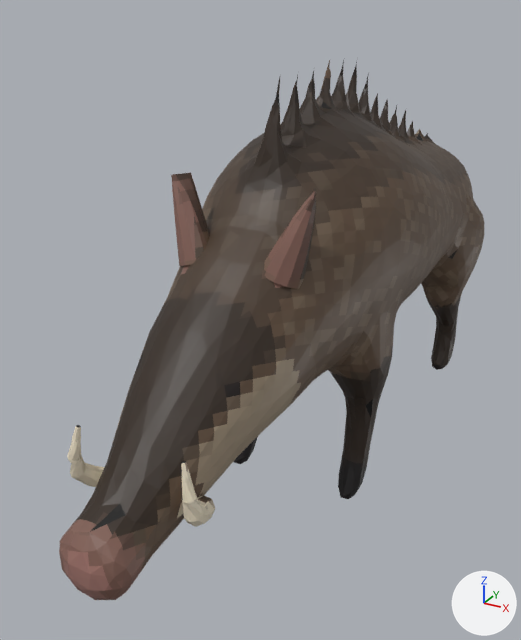
Before and after pictures for a commit that changed the glTF model client/public/models/boar.glb.
The view is the same before and after, from a 50 mm lens placed at (0.323, -0.843, 0.542), pointed at (-0.057, -0.151, 0.196). The lights are fixed; the arrows at lower right show +X, +Y and +Z. The older version comes first. Both versions are drawn at frame 1 of the action 'death'; the numbers are the values there. Vertices at exactly the same position are counted once.

The first picture shows 'boar'.
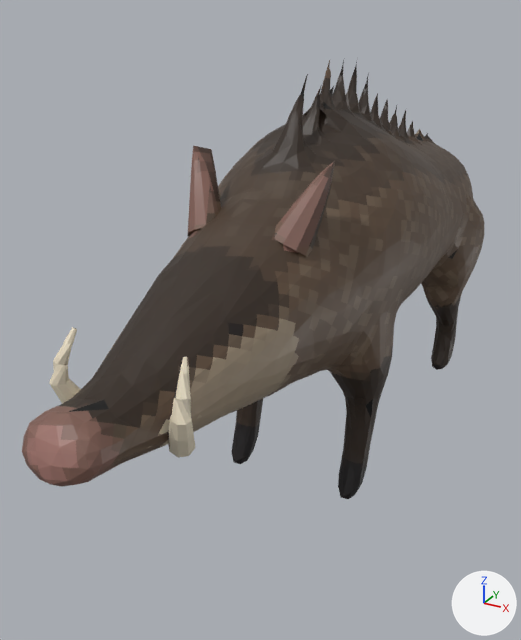
Changed parts and their boxes [x1, y1, x2, y2] in the pictures (521 x 640 px; the box of a moved part takes in the faces that stretch with it):
'boar', reshaped (9% wider, 19% shorter)
    before: [59, 60, 484, 600]
    after: [22, 60, 484, 499]
part 1 of me_body_hi_001, moved or reshaped
    before: [264, 189, 316, 289]
    after: [274, 161, 335, 256]
part 2 of me_body_hi_001, moved or reshaped
    before: [171, 173, 209, 266]
    after: [187, 146, 221, 236]
part 3 of me_body_hi_001, moved or reshaped
    before: [181, 461, 215, 527]
    after: [168, 357, 195, 458]
part 4 of me_body_hi_001, moved or reshaped
    before: [67, 425, 105, 487]
    after: [49, 327, 81, 404]
part 5 of me_body_hi_001, moved or reshaped
    before: [59, 71, 381, 600]
    after: [22, 74, 381, 487]

What the commit changed:
me_body_hi_001 is used by ob_boar; parent ob_boar_rig; location (0.0, 0.0, 0.0).
me_body_hi_001 had 2116 vertices, 4157 faces and spanned x -0.119..0.119, y -0.538..0.368, z -0.002..0.494.
me_body_hi_001 now has 2116 vertices, 4157 faces and spans x -0.119..0.119, y -0.558..0.368, z -0.002..0.494.
me_body_hi_001 part 1: the loose piece of 90 vertices spanning x 0.025..0.074, y -0.316..-0.275, z 0.308..0.395 is turned -16 degrees about the x axis through its middle, then moved by (0.0, 0.026, 0.023).
me_body_hi_001 part 2: the loose piece of 90 vertices spanning x -0.074..-0.025, y -0.316..-0.275, z 0.308..0.395 is turned -16 degrees about the x axis through its middle, then moved by (0.0, 0.026, 0.023).
me_body_hi_001 part 3: the loose piece of 56 vertices spanning x 0.03..0.066, y -0.479..-0.423, z 0.14..0.225 is turned -23.5 degrees about the x axis through its middle and scaled by 0.962, then moved by (0.0, -0.01, 0.082).
me_body_hi_001 part 4: the loose piece of 56 vertices spanning x -0.066..-0.03, y -0.479..-0.423, z 0.14..0.225 is turned -23.5 degrees about the x axis through its middle and scaled by 0.962, then moved by (0.0, -0.01, 0.082).
me_body_hi_001 part 5: 485 of 2116 vertices moved; they spanned x -0.106..0.111, y -0.538..-0.101, z 0.114..0.49 and now span x -0.106..0.111, y -0.558..-0.082, z 0.177..0.478; mean shift (0.0, 0.006, 0.032); largest move (-0.008, -0.527, 0.116) -> (-0.008, -0.556, 0.243).
